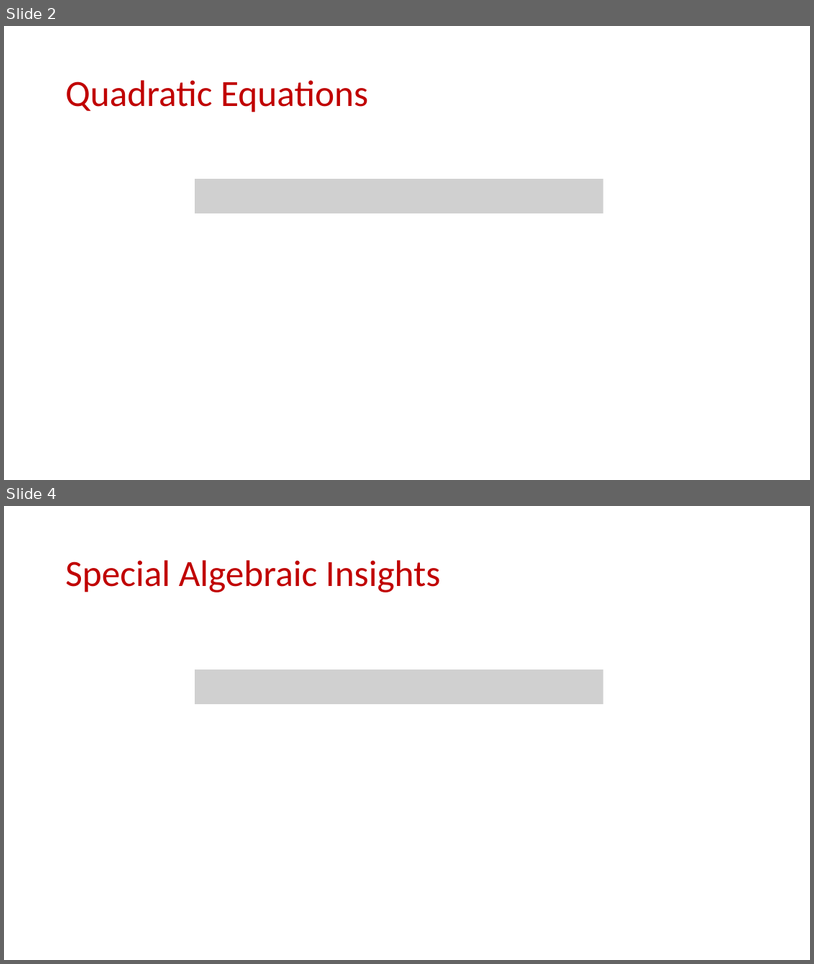
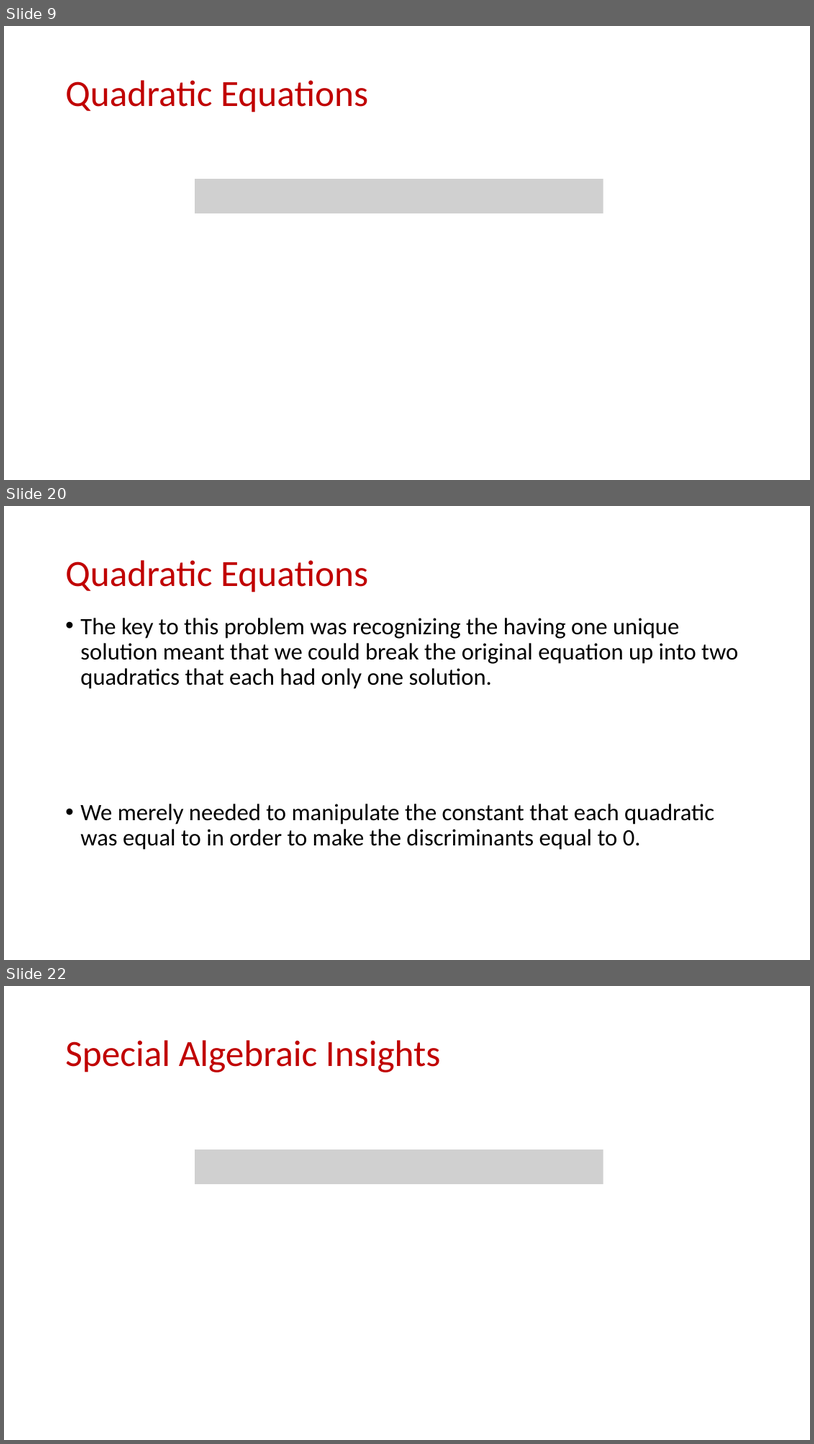
Before and after one commit to samsonzhou/samsonzhou.github.io, a slide deck: TAMU-math-circle/L1.pptx. Shown one above the other, each under a label of ours: slides 2 and 4 before the commit, slides 9, 20 and 22 after it; the slides between them are not shown. The pictures are 814x964 and 814x1444 pixels, drawn with LibreOffice and Linux fonts; fonts in the diff are those of the drawing; grey boxes stand for pictures. Boxes give left, top, right and bottom in pixels: in the first picture for what was removed or moved away, otherwise in the second. Text is boxed around its words. In the diff, an @@ line names an element or a change of style, - is before the commit and + after.

```diff
--- a/TAMU-math-circle/L1.pptx
+++ b/TAMU-math-circle/L1.pptx
@@ slide 20 added at (4, 506, 810, 960), background #FFFFFF @@
@@ title added at (65, 560, 368, 592), 44 pt, text #C00000 @@
+Quadratic Equations
@@ text added at (80, 618, 738, 849), 28 pt, text #000000 @@
+• The key to this problem was recognizing the having one unique solution meant that we could break the original equation up into two quadratics that each had only one solution.
+• We merely needed to manipulate the constant that each quadratic was equal to in order to make the discriminants equal to 0.
@@ what was slide 2 is now slide 9 @@
@@ what was slide 4 is now slide 22 @@
```
Also in this commit, not shown: 7 slides changed, 53 other slides added, 3 other files.
